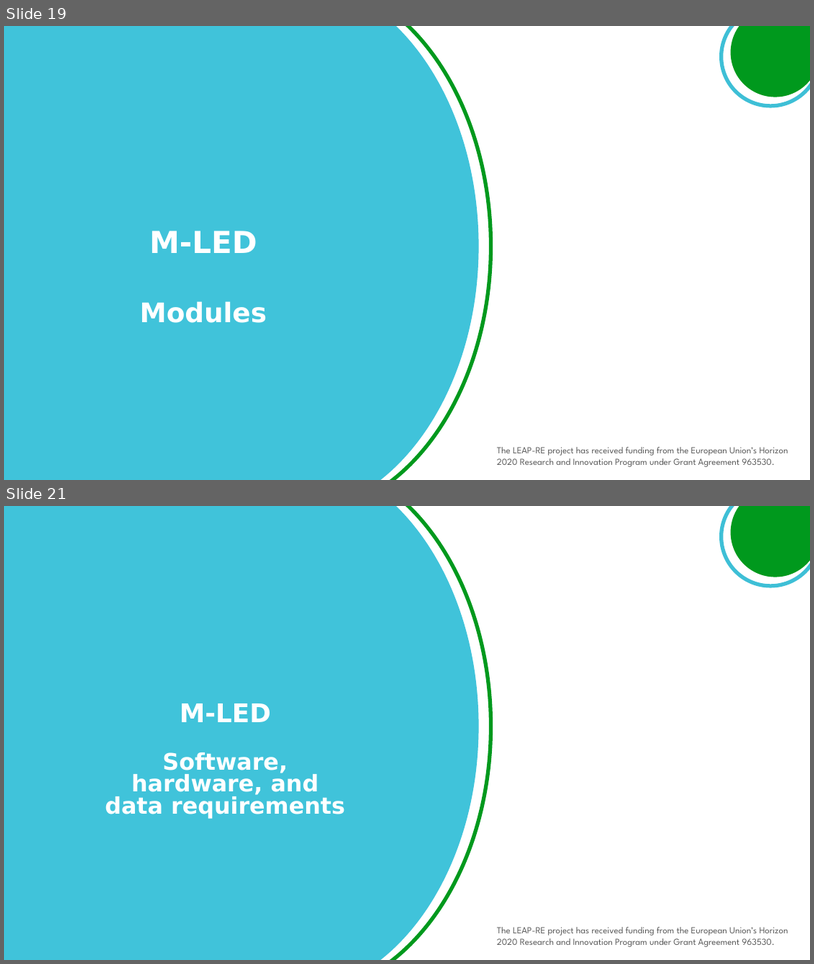
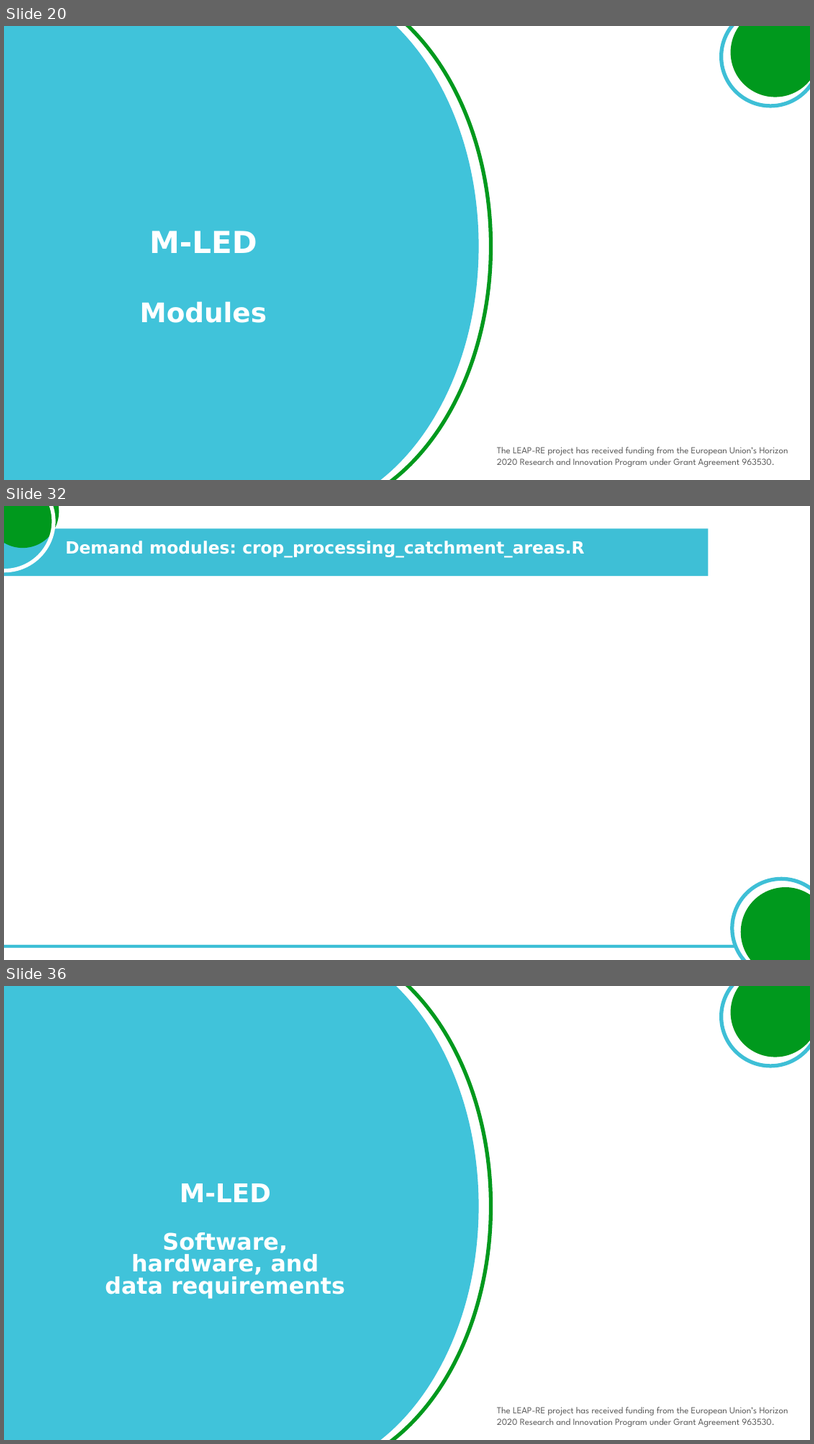
Before and after one commit to giacfalk/RE4AFAGRI_platform, a slide deck: capacity_building/M-LED_slide_pack.pptx. Shown one above the other, each under a label of ours: slides 19 and 21 before the commit, slides 20, 32 and 36 after it; the slides between them are not shown. The pictures are 814x964 and 814x1444 pixels, drawn with LibreOffice and Linux fonts; fonts in the diff are those of the drawing; background and template pictures are left out. Boxes give left, top, right and bottom in pixels: in the first picture for what was removed or moved away, otherwise in the second. Text is boxed around its words. In the diff, an @@ line names an element or a change of style, - is before the commit and + after.

```diff
--- a/capacity_building/M-LED_slide_pack.pptx
+++ b/capacity_building/M-LED_slide_pack.pptx
@@ slide 32 added at (x1=4, y1=506, x2=810, y2=960), background #FFFFFF @@
@@ ellipse added at (x1=4, y1=506, x2=64, y2=552), fill #00991D @@
@@ ellipse added at (x1=4, y1=506, x2=54, y2=571), outline #FFFFFF 4.5 pt @@
@@ rectangle added at (x1=4, y1=528, x2=709, y2=576), fill #3EBFD6 @@
@@ title added at (x1=65, y1=541, x2=584, y2=557), 20 pt, text #FFFFFF, bold @@
+Demand modules: crop_processing_catchment_areas.R
@@ ellipse added at (x1=727, y1=872, x2=810, y2=960), outline #3EBFD6 4.5 pt @@
@@ ellipse added at (x1=736, y1=882, x2=810, y2=960), fill #00991D @@
@@ rectangle added at (x1=4, y1=944, x2=737, y2=947), fill #3EBFD6 @@
@@ what was slide 19 is now slide 20 @@
@@ what was slide 21 is now slide 36 @@
```
Also in this commit, not shown: 4 slides changed, 27 other slides added, 3 slides removed, 18 other files.
